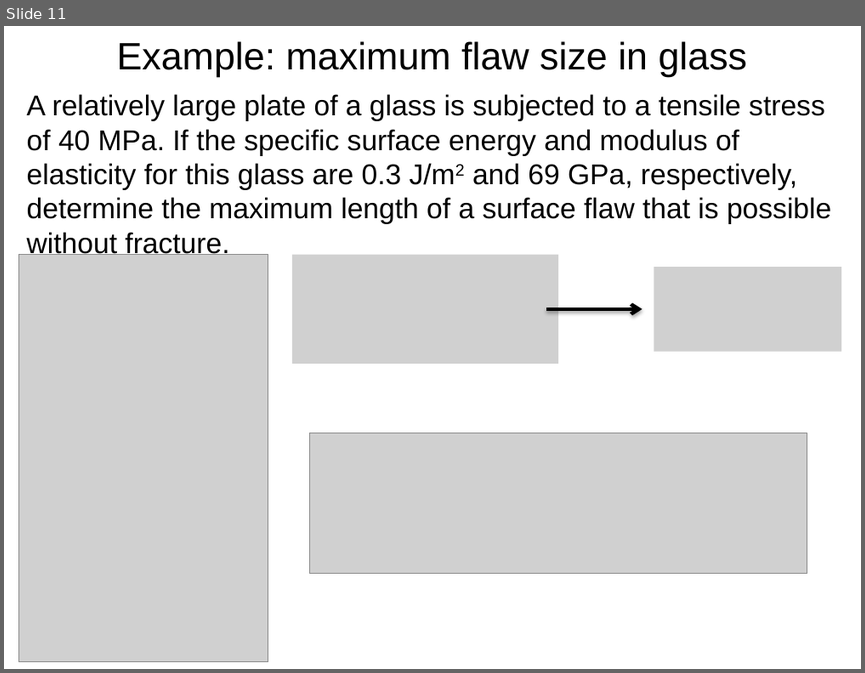
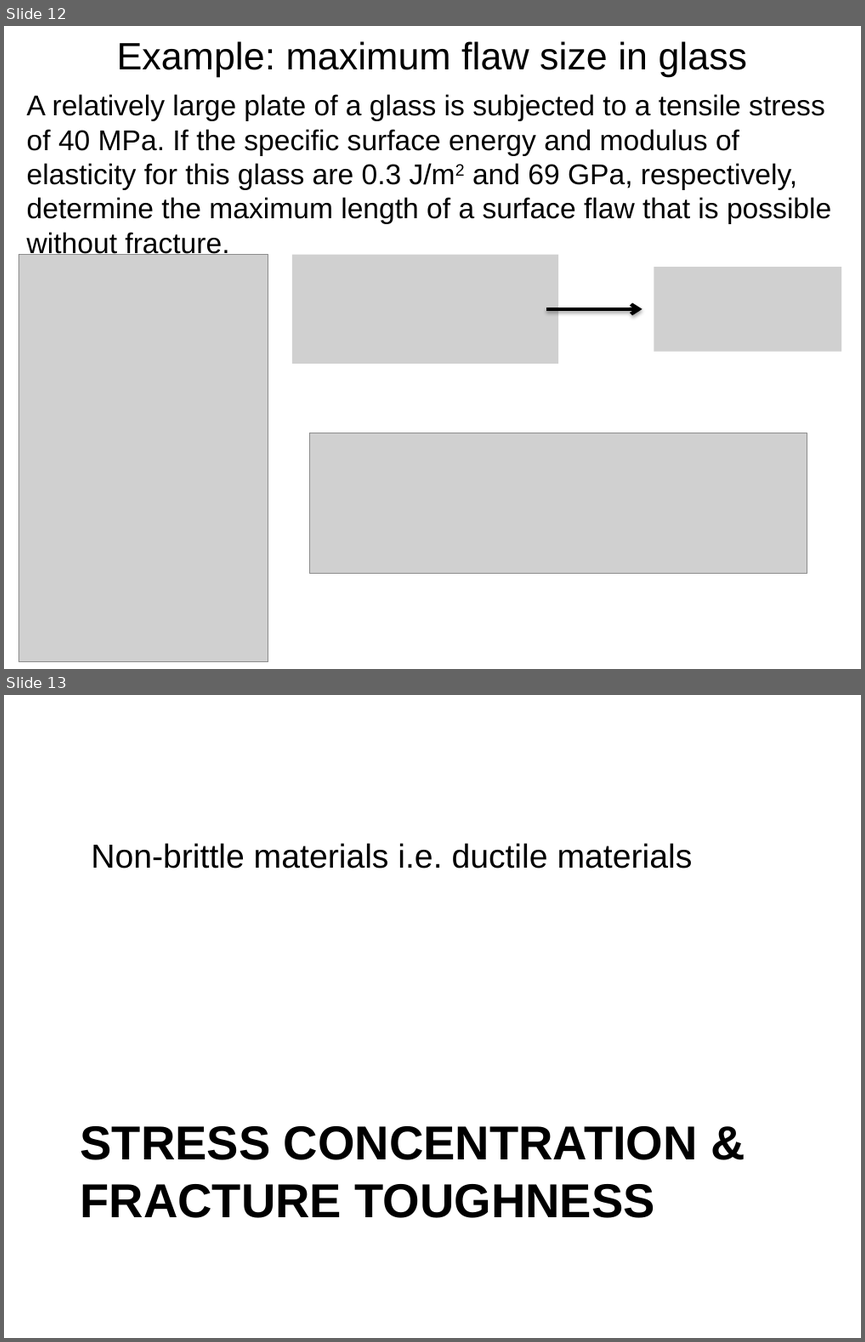
Before and after one commit to sgcorcoran/brightspace, a slide deck: live_site/assets/handouts/08.01_failure.pptx. Shown one above the other, each under a label of ours: slide 11 before the commit, slides 12 and 13 after it. The pictures are 865x673 and 865x1342 pixels, drawn with LibreOffice and Linux fonts; fonts in the diff are those of the drawing; grey boxes stand for pictures. Boxes give left, top, right and bottom in pixels: in the first picture for what was removed or moved away, otherwise in the second. Text is boxed around its words. In the diff, an @@ line names an element or a change of style, - is before the commit and + after.

```diff
--- a/live_site/assets/handouts/08.01_failure.pptx
+++ b/live_site/assets/handouts/08.01_failure.pptx
@@ slide 13 added at <box>4,695,861,1338</box>, background #FFFFFF @@
@@ text added at <box>91,843,692,868</box>, 28 pt, text #000000 @@
+Non-brittle materials i.e. ductile materials
@@ title added at <box>80,1126,698,1218</box>, 40 pt, text #000000, bold @@
+STRESS CONCENTRATION & FRACTURE TOUGHNESS
@@ what was slide 11 is now slide 12 @@
```
Also in this commit, not shown: 6 slides changed, 1 other slide added, 4 other files.
